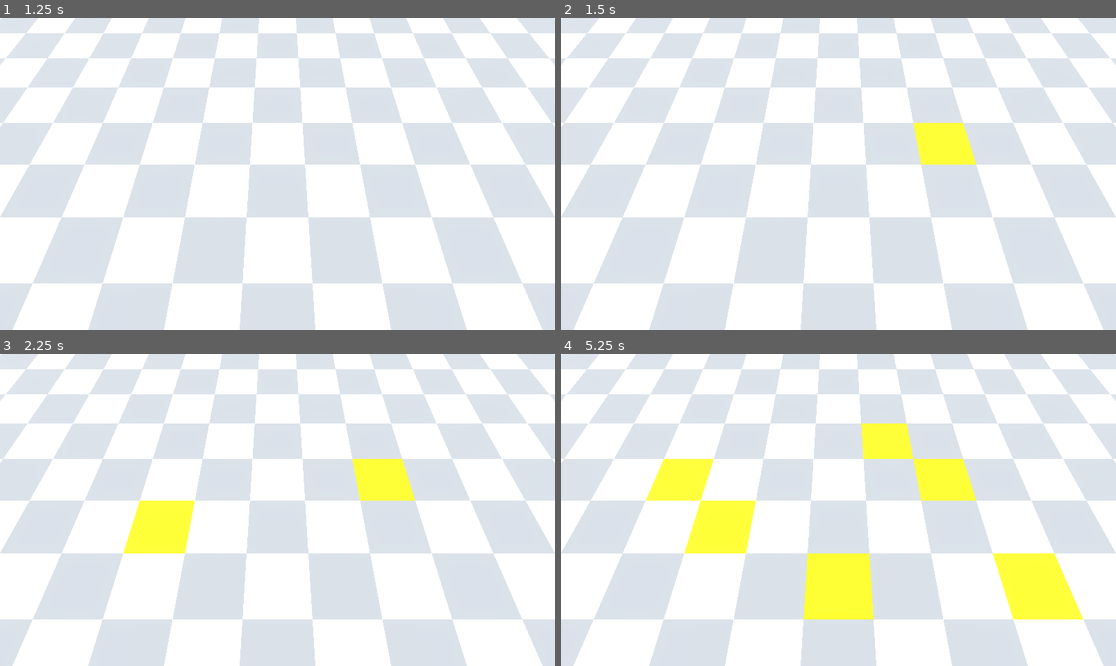
Above: before the commit, frames 1-4 (two rows, left to right).
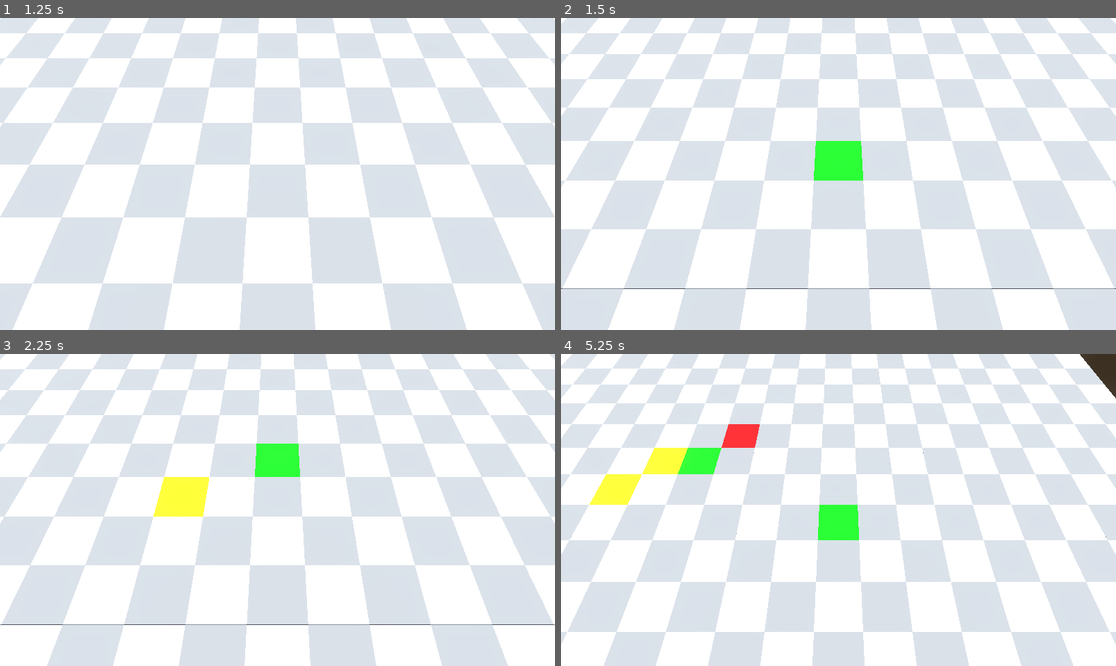
Above: after the commit, the same moments.

Repository: KaschaArtem/Hamlet
Game: Godot game, scene res://scenes/active_scenes/main_menu.tscn
Same seed, same stepped clock (60 frames per second), same inputs: the game is played once before the commit and once after it.
Inputs (mouse positions are in pixels of both pictures, inside the frame that each line leads up to):
- Up to frame 1 (1.25 s): click "New Game" at 0.5 s
- Up to frame 2 (1.5 s): tap Enter at 1.25 s; move the mouse to (960, 158) at 1.27 s; tap 2 (set_build_to_field, bound only after the commit) at 1.35 s; click (960, 158) at 1.42 s
- Up to frame 3 (2.25 s): tap 1 (set_build_to_house, bound only after the commit) at 1.55, 2.1 s; tap Space at 2 s; move the mouse to (166, 525) at 2.02 s; click (166, 525) at 2.17 s
- Up to frame 4 (5.25 s): tap 3 (set_build_to_pasture, bound only after the commit) at 2.3, 2.85 s; tap Enter at 2.75, 4.25 s; move the mouse to (894, 441) at 2.77 s; click (894, 441) at 2.92 s; tap 0 (set_build_to_tile, bound only after the commit) at 3.05, 3.6 s; tap Space at 3.5, 5 s; move the mouse to (810, 572) at 3.52 s; click (810, 572) at 3.67 s; tap 2 (set_build_to_field, bound only after the commit) at 3.8, 4.35 s; move the mouse to (1005, 556) at 4.27 s; click (1005, 556) at 4.42 s; tap 1 (set_build_to_house, bound only after the commit) at 4.55, 5.1 s; move the mouse to (672, 463) at 5.02 s; click (672, 463) at 5.17 s

Frame 1 is identical in both runs. In frame 2, 44% of the frame differs, in the area x 0-100%, y 0-100%; in frame 3, 59%; in frame 4, 57%.

Commit message:
added build variable

Diff:
--- a/project.godot
+++ b/project.godot
@@ -23,6 +23,29 @@
 
 gdscript/warnings/integer_division=0
 
+[input]
+
+set_build_to_tile={
+"deadzone": 0.0,
+"events": [Object(InputEventKey,"resource_local_to_scene":false,"resource_name":"","device":0,"window_id":0,"alt_pressed":false,"shift_pressed":false,"ctrl_pressed":false,"meta_pressed":false,"pressed":false,"keycode":0,"physical_keycode":48,"key_label":0,"unicode":0,"location":0,"echo":false,"script":null)
+]
+}
+set_build_to_house={
+"deadzone": 0.0,
+"events": [Object(InputEventKey,"resource_local_to_scene":false,"resource_name":"","device":0,"window_id":0,"alt_pressed":false,"shift_pressed":false,"ctrl_pressed":false,"meta_pressed":false,"pressed":false,"keycode":0,"physical_keycode":49,"key_label":0,"unicode":0,"location":0,"echo":false,"script":null)
+]
+}
+set_build_to_field={
+"deadzone": 0.0,
+"events": [Object(InputEventKey,"resource_local_to_scene":false,"resource_name":"","device":0,"window_id":0,"alt_pressed":false,"shift_pressed":false,"ctrl_pressed":false,"meta_pressed":false,"pressed":false,"keycode":0,"physical_keycode":50,"key_label":0,"unicode":0,"location":0,"echo":false,"script":null)
+]
+}
+set_build_to_pasture={
+"deadzone": 0.0,
+"events": [Object(InputEventKey,"resource_local_to_scene":false,"resource_name":"","device":0,"window_id":0,"alt_pressed":false,"shift_pressed":false,"ctrl_pressed":false,"meta_pressed":false,"pressed":false,"keycode":0,"physical_keycode":51,"key_label":0,"unicode":0,"location":0,"echo":false,"script":null)
+]
+}
+
 [physics]
 
 3d/physics_engine="Jolt Physics"
--- a/scripts/game/camera.gd
+++ b/scripts/game/camera.gd
@@ -27,7 +27,7 @@
 func update_position():
 	var bounds = get_city_bounds(ground.ground_grid)
 	var x = ((bounds["right"] - bounds["left"]) + bounds["left"]) * 0.5
-	var y = max(bounds["right"] - bounds["left"], bounds["bottom"] - bounds["top"]) * 0.1
+	var y = max(bounds["right"] - bounds["left"], bounds["bottom"] - bounds["top"]) * 0.15
 	var z = ((bounds["bottom"] - bounds["top"]) + bounds["top"]) * 0.5
 
 	self.position = Vector3(x_offset + x, y_offset + y, z_offset + z)
--- a/scripts/game/game.gd
+++ b/scripts/game/game.gd
@@ -2,6 +2,8 @@
 
 @export var camera: Camera3D
 @export var ground: Node3D
+
+var building_action = -1
 
 func _ready() -> void:
 	pass
@@ -10,7 +12,8 @@
 func _input(event):
 	if event is InputEventMouseButton \
 	and event.pressed \
-	and event.button_index == MOUSE_BUTTON_LEFT:
+	and event.button_index == MOUSE_BUTTON_LEFT \
+	and building_action != -1:
 		var mouse_pos = get_viewport().get_mouse_position()
 		var ray_origin = camera.project_ray_origin(mouse_pos)
 		var ray_dir = camera.project_ray_normal(mouse_pos)
@@ -21,4 +24,14 @@
 			var tile_body = result.collider
 			var tile = tile_body.get_parent()
 			var tile_position = tile.position
-			ground.update_grid_tile(tile, tile_position, 1)
+			ground.update_grid_tile(tile, tile_position, building_action)
+			camera.update_position()
+
+	if Input.is_action_just_pressed("set_build_to_tile"):
+		building_action = 0
+	elif Input.is_action_just_pressed("set_build_to_house"):
+		building_action = 1
+	elif Input.is_action_just_pressed("set_build_to_field"):
+		building_action = 2
+	elif Input.is_action_just_pressed("set_build_to_pasture"):
+		building_action = 3
--- a/scripts/game/ground.gd
+++ b/scripts/game/ground.gd
@@ -12,13 +12,13 @@
 @export var pasture_scene: PackedScene
 
 var ground_grid = []
+var grid_center = GRID_SIZE / 2
 
 func _ready() -> void:
 	init_ground_grid()
 	generate_grid()
 
-	var center = GRID_SIZE / 2
-	ground_grid[center][center] = 1
+	ground_grid[grid_center][grid_center] = 999
 	camera.update_position()
 
 
@@ -49,13 +49,30 @@
 
 
 func update_grid_tile(tile_object, tile_position, to_state):
-	var tile_x = tile_position.x / TILE_SIZE
-	var tile_z = tile_position.z / TILE_SIZE
+	var tile_x = int(tile_position.x / TILE_SIZE)
+	var tile_z = int(tile_position.z / TILE_SIZE)
+	if ground_grid[tile_z][tile_x] == 999:
+		return
 	if ground_grid[tile_z][tile_x] != to_state:
 		ground_grid[tile_z][tile_x] = to_state
 	else:
-		pass
+		return
 	tile_object.queue_free()
-	var house = house_scene.instantiate()
-	house.position = Vector3(tile_position.x, 0, tile_position.z)
-	add_child(house)
+	match to_state:
+		0:
+			var tile = tile_scene.instantiate()
+			tile.position = Vector3(tile_position.x, 0, tile_position.z)
+			add_child(tile)
+			apply_chess_color(tile, tile_x, tile_z)
+		1:
+			var house = house_scene.instantiate()
+			house.position = Vector3(tile_position.x, 0, tile_position.z)
+			add_child(house)
+		2:
+			var field = field_scene.instantiate()
+			field.position = Vector3(tile_position.x, 0, tile_position.z)
+			add_child(field)
+		3:
+			var pasture = pasture_scene.instantiate()
+			pasture.position = Vector3(tile_position.x, 0, tile_position.z)
+			add_child(pasture)
